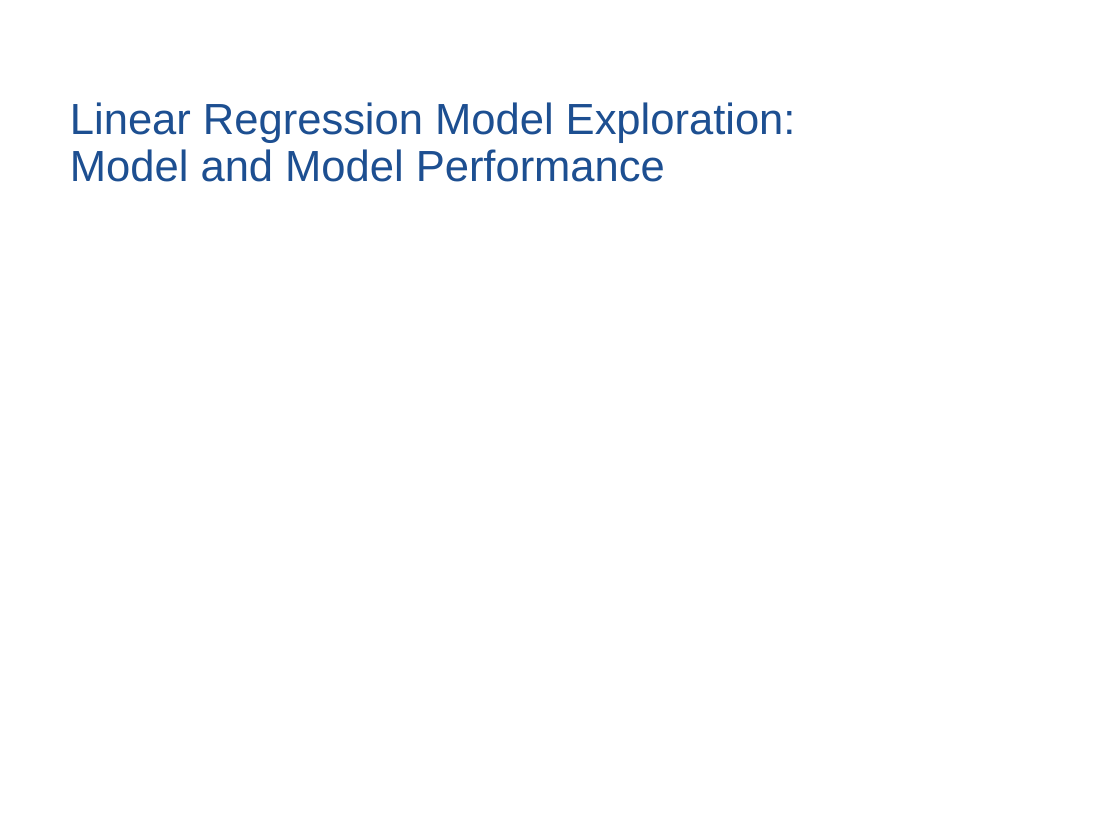
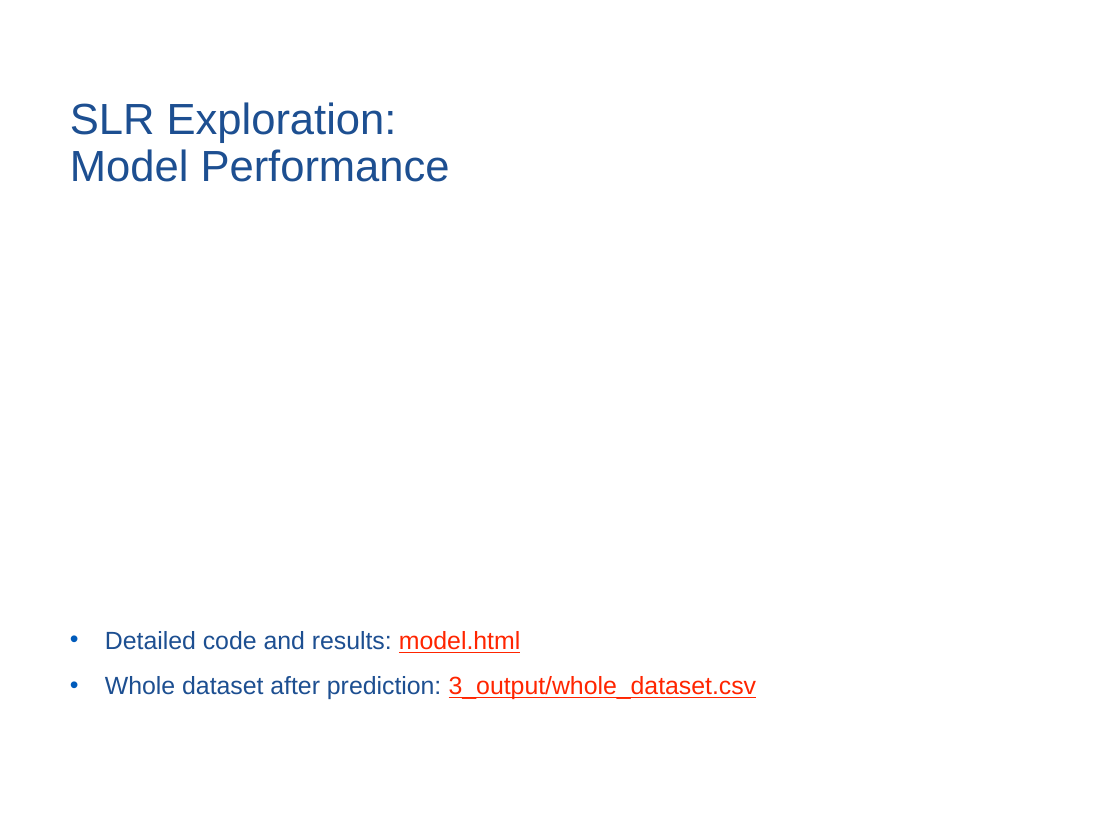
Before and after one commit to huanyuchen0823/mapping, a slide deck: slide 9 of update_pre.pptx (slide 8 before the commit). Drawn at 1120x840 pixels with LibreOffice and Linux fonts; fonts in the diff are those of the drawing; background and template pictures are left out. Boxes give left, top, right and bottom in pixels: in the first picture for what was removed or moved away, otherwise in the second. Text is boxed around its words. In the diff, an @@ line names an element or a change of style, - is before the commit and + after.

```diff
--- a/update_pre.pptx
+++ b/update_pre.pptx
@@ title at <box>70,102,450,182</box>: text changed @@
-Linear Regression Model Exploration:
-Model and Model Performance
+SLR Exploration:
+Model Performance
@@ text added at <box>105,631,757,699</box>, 16 pt, text #1D4F91 @@
+• Detailed code and results: model.html
+• Whole dataset after prediction: 3_output/whole_dataset.csv
```
Also in this commit, not shown: 6 other slides changed, 2 slides added, 2 slides removed, 6 other files.
